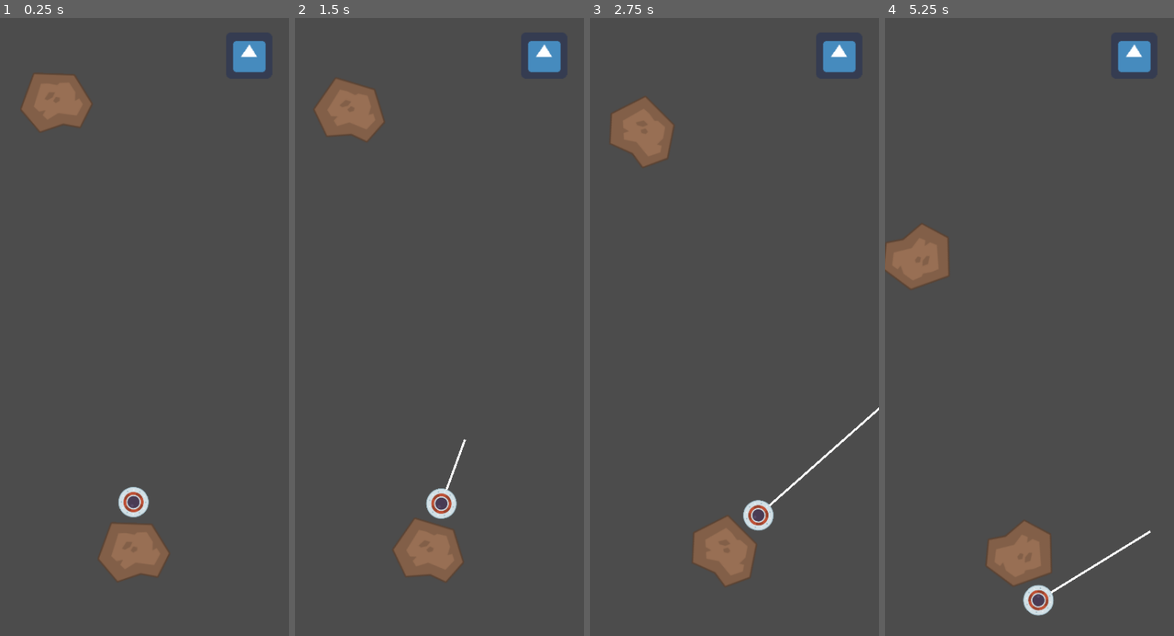
Above: before the commit, frames 1-4 (left to right).
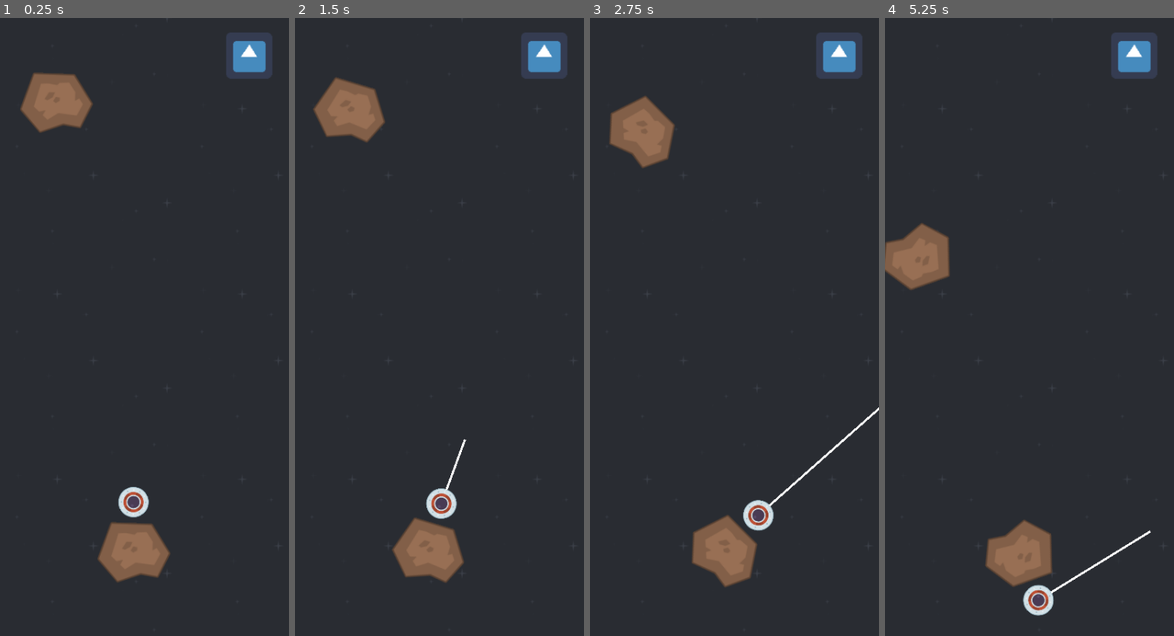
Above: after the commit, the same moments.

Repository: brendankhoury/To-the-moon-and-hack
Game: Godot game, scene res://Src/Main.tscn
Two runs of this game, one before a commit and one after it. Both use one fixed random seed, a clock stepped at 60 frames per second and the inputs below. The engine's default icon, where the game draws it, is replaced by a stand-in: a white triangle on a blue panel in a dark square.
Inputs (mouse positions are in pixels of both pictures, inside the frame that each line leads up to):
- Up to frame 1 (0.25 s): no input
- Up to frame 2 (1.5 s): click (543, 55) at 0.5 s; click (543, 55) at 1.25 s
- Up to frame 3 (2.75 s): click (838, 55) at 2 s
- Up to frame 4 (5.25 s): tap Enter at 2.75 s; move the mouse to (1093, 296) at 2.77 s; hold Space (tap) 2.78-3.53 s; move the mouse to (971, 357) at 3.52 s; tap Space (tap) at 3.6, 4.25, 5.1 s; move the mouse to (1058, 191) at 4.27 s; hold Space (tap) 4.28-5.03 s; move the mouse to (1015, 450) at 5.02 s

The runs differ from the first frame. In frame 1, 95% of the frame differs, in the area x 0-100%, y 0-100%; in frame 2, 95%; in frame 3, 94%; in frame 4, 95%.

Commit message:
Made a background

Diff:
--- a/Src/Main.tscn
+++ b/Src/Main.tscn
@@ -1,16 +1,33 @@
-[gd_scene load_steps=7 format=2]
+[gd_scene load_steps=9 format=2]
 
 [ext_resource path="res://Src/Actors/Asteroid.tscn" type="PackedScene" id=1]
 [ext_resource path="res://Src/Actors/Player.tscn" type="PackedScene" id=2]
 [ext_resource path="res://Src/Main.gd" type="Script" id=3]
 [ext_resource path="res://icon.png" type="Texture" id=4]
+[ext_resource path="res://Assets/blue.png" type="Texture" id=5]
 
-[sub_resource type="Curve2D" id=1]
+[sub_resource type="TileSet" id=1]
+0/name = "blue.png 0"
+0/texture = ExtResource( 5 )
+0/tex_offset = Vector2( 0, 0 )
+0/modulate = Color( 1, 1, 1, 1 )
+0/region = Rect2( 0, 0, 256, 256 )
+0/tile_mode = 0
+0/occluder_offset = Vector2( 0, 0 )
+0/navigation_offset = Vector2( 0, 0 )
+0/shape_offset = Vector2( 0, 0 )
+0/shape_transform = Transform2D( 1, 0, 0, 1, 0, 0 )
+0/shape_one_way = false
+0/shape_one_way_margin = 0.0
+0/shapes = [  ]
+0/z_index = 0
+
+[sub_resource type="Curve2D" id=2]
 _data = {
 "points": PoolVector2Array( 0, 0, 0, 0, -161.635, -419.801, 0, 0, 0, 0, 238.365, -419.801 )
 }
 
-[sub_resource type="GDScript" id=2]
+[sub_resource type="GDScript" id=3]
 script/source = "extends TextureButton
 
 var down = false
@@ -36,6 +53,13 @@
 script = ExtResource( 3 )
 Asteroid = ExtResource( 1 )
 
+[node name="TileMap" type="TileMap" parent="."]
+position = Vector2( 40.3175, 2.51984 )
+tile_set = SubResource( 1 )
+cell_size = Vector2( 256, 256 )
+format = 1
+tile_data = PoolIntArray( -65537, 0, 0, -131072, 0, 0, -1, 0, 0, -65536, 0, 0, 65535, 0, 0, 0, 0, 0, 131071, 0, 0, 65536, 0, 0 )
+
 [node name="Asteroid" parent="." instance=ExtResource( 1 )]
 position = Vector2( -82.8822, -303.322 )
 
--- /dev/null
+++ b/Src/TileMap.tscn
@@ -0,0 +1,25 @@
+[gd_scene load_steps=3 format=2]
+
+[ext_resource path="res://Assets/blue.png" type="Texture" id=1]
+
+[sub_resource type="TileSet" id=1]
+0/name = "blue.png 0"
+0/texture = ExtResource( 1 )
+0/tex_offset = Vector2( 0, 0 )
+0/modulate = Color( 1, 1, 1, 1 )
+0/region = Rect2( 0, 0, 256, 256 )
+0/tile_mode = 0
+0/occluder_offset = Vector2( 0, 0 )
+0/navigation_offset = Vector2( 0, 0 )
+0/shape_offset = Vector2( 0, 0 )
+0/shape_transform = Transform2D( 1, 0, 0, 1, 0, 0 )
+0/shape_one_way = false
+0/shape_one_way_margin = 0.0
+0/shapes = [  ]
+0/z_index = 0
+
+[node name="TileMap" type="TileMap"]
+tile_set = SubResource( 1 )
+cell_size = Vector2( 256, 256 )
+format = 1
+tile_data = PoolIntArray( 0, 0, 0, 1, 0, 0, 65536, 0, 0, 65537, 0, 0, 131072, 0, 0, 131073, 0, 0, 196608, 0, 0, 196609, 0, 0 )
Not shown: 2 places in Src/Main.tscn that only renumber resources
